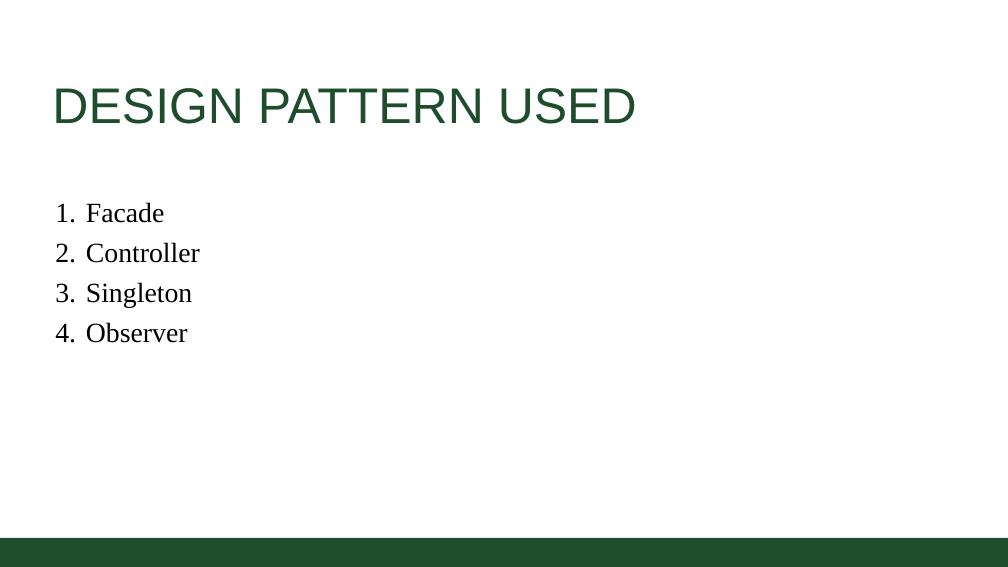
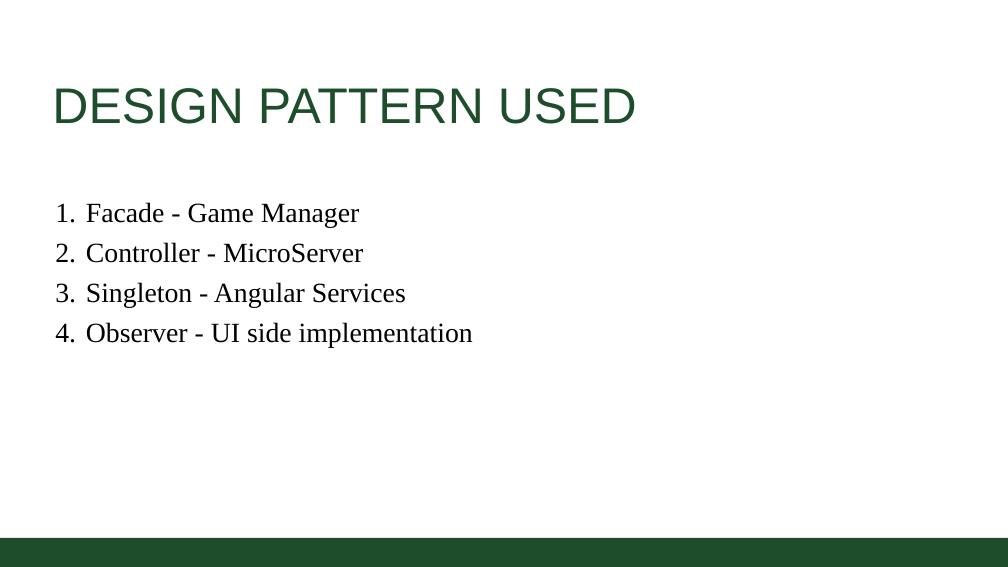
Before and after one commit to rachitdalal/cs414-f18-001-Sparkans, a slide deck: slide 8 of Doc/P3/Sparkans.pptx. Drawn at 1008x567 pixels with LibreOffice and Linux fonts; fonts in the diff are those of the drawing; background and template pictures are left out. Boxes give left, top, right and bottom in pixels: in the first picture for what was removed or moved away, otherwise in the second. Text is boxed around its words. In the diff, an @@ line names an element or a change of style, - is before the commit and + after.

Commit message:
PPT updated

```diff
--- a/Doc/P3/Sparkans.pptx
+++ b/Doc/P3/Sparkans.pptx
@@ text at (x1=86, y1=202, x2=473, y2=348): text changed @@
-1. Facade
-2. Controller
-3. Singleton
-4. Observer
+1. Facade - Game Manager
+2. Controller - MicroServer
+3. Singleton - Angular Services
+4. Observer - UI side implementation
```
